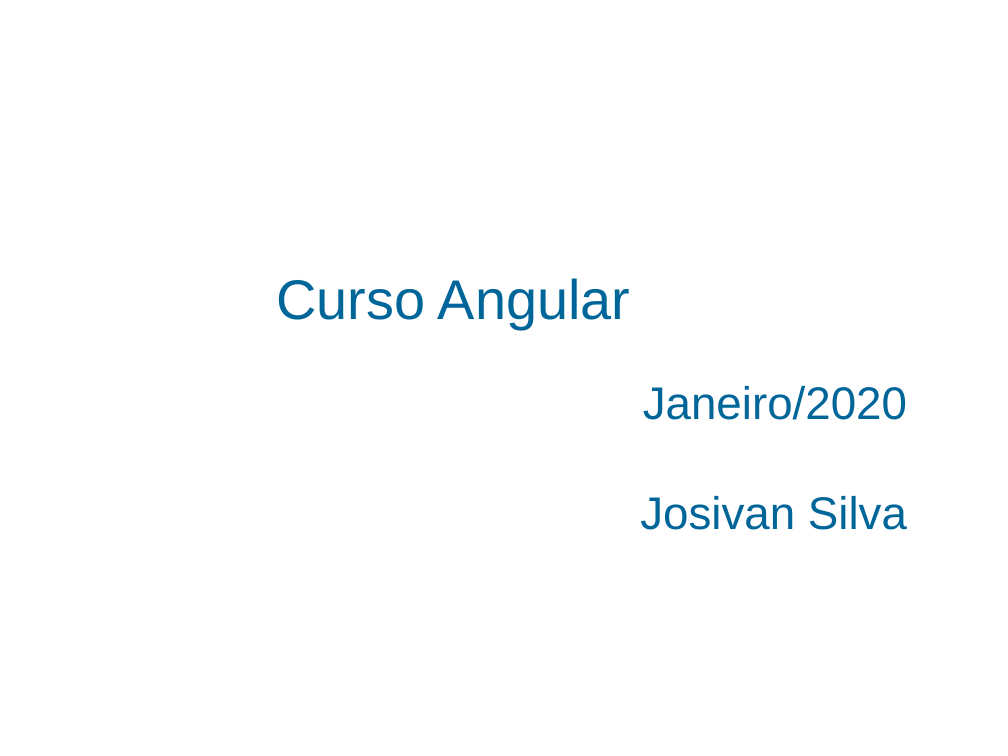
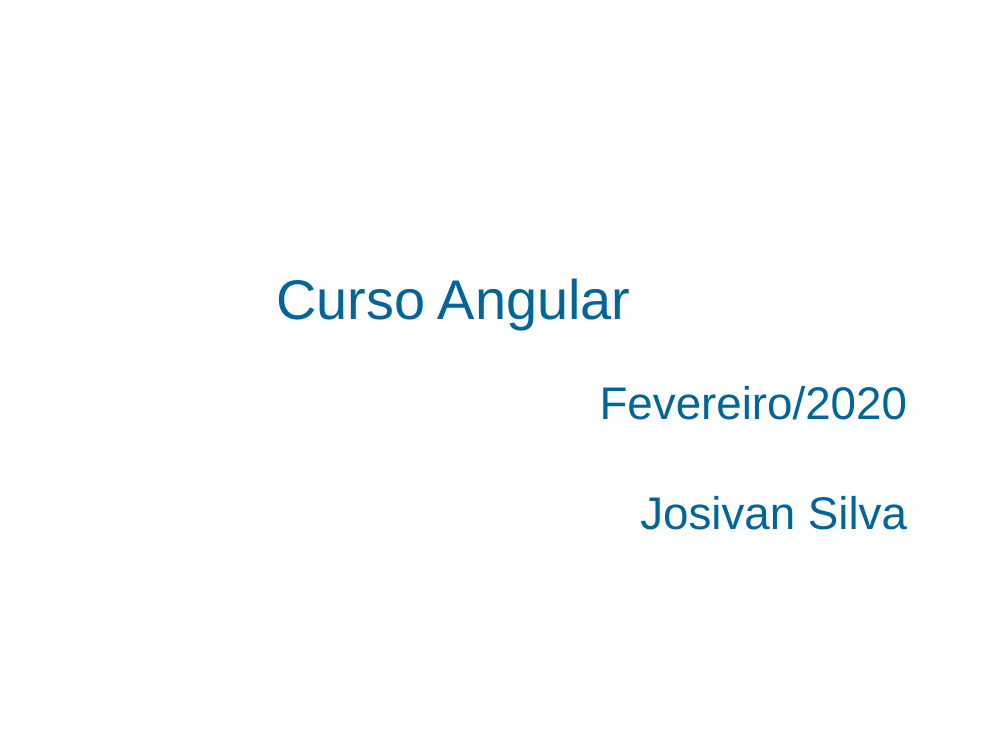
Before and after one commit to josivanribeiro/treinamentoangular, a slide deck: slide 1 of TreinamentoAngular_Aula_2.odp. Drawn at 1008x756 pixels with LibreOffice and Linux fonts; fonts in the diff are those of the drawing; background and template pictures are left out. Boxes give left, top, right and bottom in pixels: in the first picture for what was removed or moved away, otherwise in the second. Text is boxed around its words. In the diff, an @@ line names an element or a change of style, - is before the commit and + after.

```diff
--- a/TreinamentoAngular_Aula_2.odp
+++ b/TreinamentoAngular_Aula_2.odp
@@ title at [600, 386, 907, 530]: text changed @@
-Janeiro/2020
-Josivan Silva
+Fevereiro/2020
+Josivan Silva
```
Also in this commit, not shown: 4 other files.
